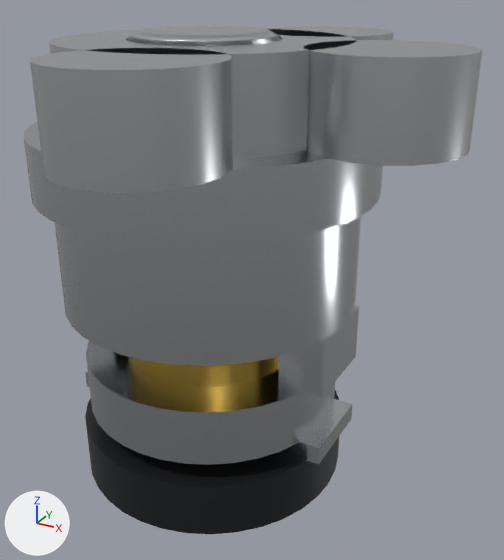
An edit to the glTF model porsche-911sc-engine/parts/oil-thermostat.glb, drawn before and after from the same camera.
Both versions are drawn from a 50 mm camera at (125.0, -234.1, 123.6) aimed at (93.4, -176.6, 94.8). Every picture has the same lights, and +X, +Y and +Z are marked at lower left. The older version comes first. Where no turn or scale is listed for an object, it has been applied to the vertices. Vertices at exactly the same position are counted once.

Script lines for the objects in view, before the commit:
```python
me_mesh_1 = bpy.data.meshes.new('Mesh_1')
me_mesh_1.from_pydata(...)  # 253 vertices, 480 faces; spans x -17.2..17.2, y -17.2..17.2, z -16.0..16.0
me_mesh_1.materials.append(mat_polishedsteel)  # light grey #c9ccd0
me_mesh_2 = bpy.data.meshes.new('Mesh_2')
me_mesh_2.from_pydata(...)  # a 36-sided cylinder along z spanning x -14.6..14.6, y -14.6..14.6, z -3.0..3.0
me_mesh_2.materials.append(mat_darksteel)  # dark grey #3c3e41
me_mesh_3 = bpy.data.meshes.new('Mesh_3')
me_mesh_3.from_pydata(...)  # a 24-sided cylinder along z spanning x -9.4..9.4, y -9.4..9.4, z -5.5..5.5
me_mesh_3.materials.append(mat_brass)  # yellow #c9a54a
ob_oil_thermostat_brass = bpy.data.objects.new('oil-thermostat:brass', me_mesh_3)
ob_oil_thermostat_brass.location = (88.0, -176.0, 87.0)
ob_oil_thermostat_darksteel = bpy.data.objects.new('oil-thermostat:darkSteel', me_mesh_2)
ob_oil_thermostat_darksteel.location = (88.0, -176.0, 75.0)
ob_oil_thermostat_polishedsteel = bpy.data.objects.new('oil-thermostat:polishedSteel', me_mesh_1)
ob_oil_thermostat_polishedsteel.location = (88.0, -176.0, 94.0)
# also in view: 'oil-thermostat:machinedAlu' at (93.6, -177.0, 114.5)
```
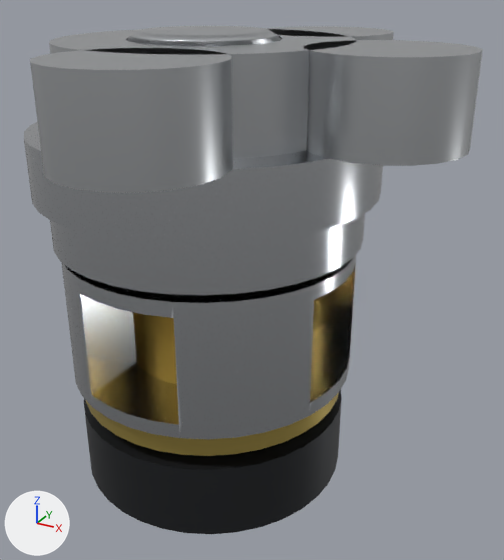
Where the newer file only moved an object's origin or applied its transform, the numbers keep the older frame.

Location of each change, (x1, y1, x2, y2) in pixels of the pictures (504 x 560 px):
'oil-thermostat:polishedSteel', reshaped, moved (8% shorter): before (24, 122, 383, 465); after (24, 122, 383, 439)
'oil-thermostat:darkSteel', moved, rescaled: before (85, 390, 339, 534); after (84, 390, 342, 534)
'oil-thermostat:yellowZinc', added: after (86, 393, 339, 456)
part 1 of me_mesh_1, rebuilt (29% shorter): before (24, 122, 383, 366); after (24, 122, 383, 295)
part 2 of me_mesh_1, rebuilt (18% wider, 48% taller): before (86, 341, 335, 465); after (62, 255, 356, 439)
part 3 of me_mesh_1, deleted: before (278, 305, 359, 397)
part 4 of me_mesh_1, deleted: before (280, 399, 352, 465)

The change in detail:
Material 'yellowZinc' (mat_yellowzinc) is new.
Its base color is (0.552, 0.418, 0.112) (yellow #c4ad5e).
Its metallic is 0.85.
Its roughness is 0.38.
me_mesh_1 is used by ob_oil_thermostat_polishedsteel; location (88.0, -176.0, 94.0).
me_mesh_1 had 253 vertices, 480 faces and spanned x -17.2..17.2, y -17.2..17.2, z -16.0..16.0.
me_mesh_1 now has 342 vertices, 593 faces and spans x -17.2..17.2, y -17.2..17.2, z -13.0..13.0.
me_mesh_1 part 1: the loose piece of 147 vertices spanning x -17.2..17.2, y -17.2..17.2, z -2.0..16.0 is rebuilt with 147 vertices and now spans x -17.2..17.2, y -17.2..17.2, z 2.0..13.0.
me_mesh_1 part 2: the loose piece of 74 vertices spanning x -13.8..13.8, y -13.8..13.8, z -14.0..-8.0 is rebuilt with 195 vertices and now spans x -15.2..15.2, y -15.2..15.2, z -13.0..1.0.
me_mesh_1 part 3: the loose piece of 8 vertices spanning x 10.5..15.2, y -4.5..4.5, z -8.0..-2.0 is deleted.
me_mesh_1 part 4: the loose piece of 8 vertices spanning x 10.5..15.2, y -4.5..4.5, z -16.0..-14.0 is deleted.
Other edits to the shape of me_mesh_1 do not show in these pictures.
me_mesh_2 is used by ob_oil_thermostat_darksteel; location (88.0, -176.0, 75.0).
me_mesh_2 had 74 vertices, 144 faces and spanned x -14.6..14.6, y -14.6..14.6, z -3.0..3.0.
me_mesh_2 now has 74 vertices, 144 faces and spans x -14.6..14.6, y -14.6..14.6, z -3.0..5.0.
me_mesh_2 part 5: the whole mesh is scaled about its middle by (1, 1, 1.33), then moved by (0.0, 0.0, 1.0).
Mesh me_mesh_3_1 is new.
It is a 36-sided cylinder along z spanning x -14.4..14.4, y -14.4..14.4, z -1.5..1.5.
It uses material mat_yellowzinc (yellow #c4ad5e).
Object 'oil-thermostat:polishedSteel' (ob_oil_thermostat_polishedsteel) moves from (88.0, -176.0, 94.0) to (88.0, -176.0, 97.0).
Object 'oil-thermostat:yellowZinc' (ob_oil_thermostat_yellowzinc) is new; it shows me_mesh_3_1.
Its location is (88.0, -176.0, 83.0).
